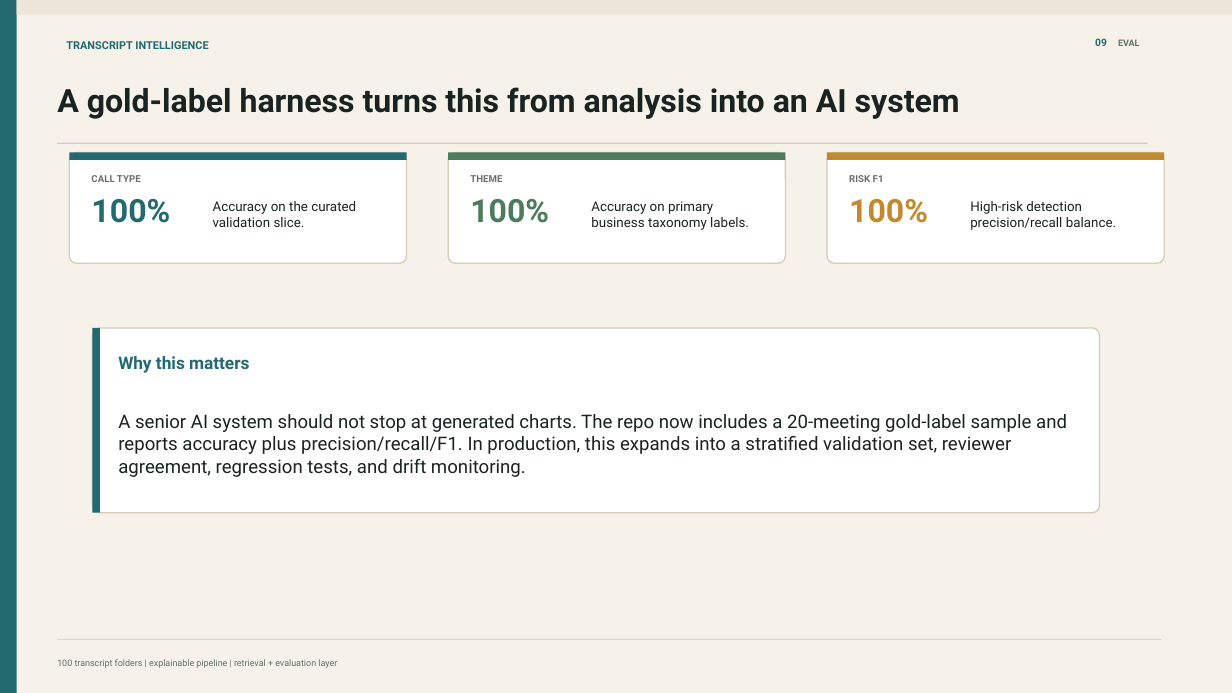
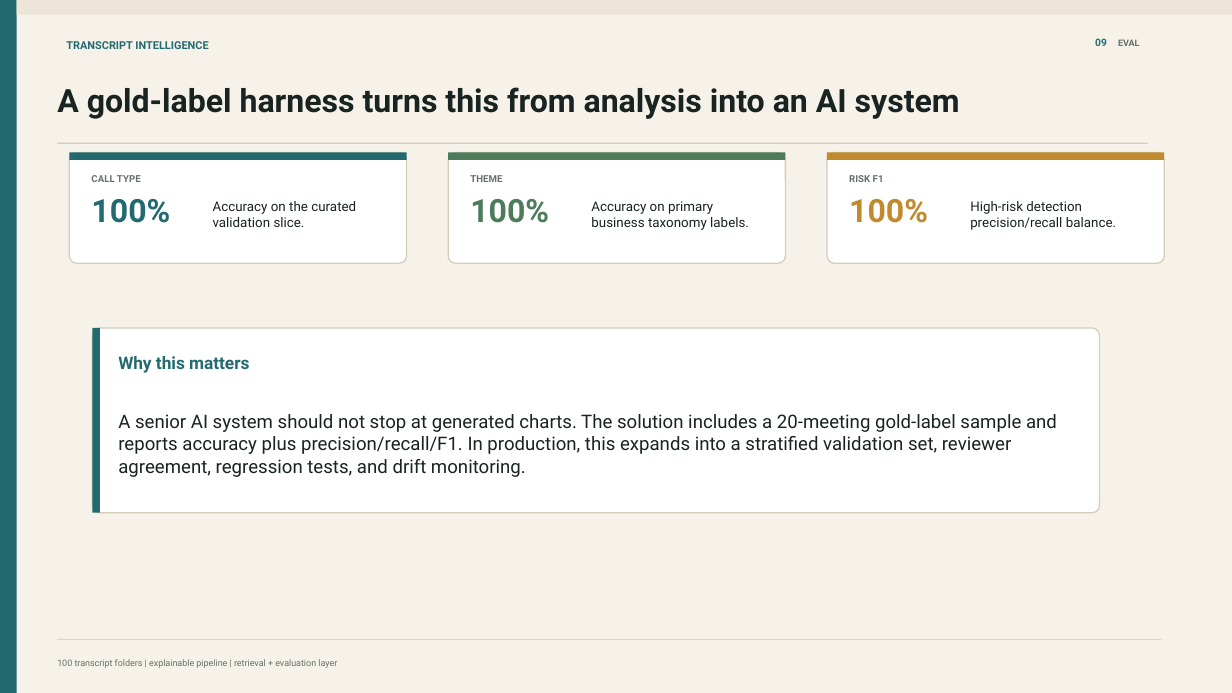
Before and after one commit to gsrikaveri123/transcript-intelligence, a slide deck: slide 10 of interview-assignment/deliverables/Transcript_Intelligence_Leadership_Deck.pptx. Drawn at 1232x693 pixels with LibreOffice and Linux fonts; fonts in the diff are those of the drawing. Boxes give left, top, right and bottom in pixels: in the first picture for what was removed or moved away, otherwise in the second. Text is boxed around its words. In the diff, an @@ line names an element or a change of style, - is before the commit and + after.

```diff
--- a/interview-assignment/deliverables/Transcript_Intelligence_Leadership_Deck.pptx
+++ b/interview-assignment/deliverables/Transcript_Intelligence_Leadership_Deck.pptx
@@ text at [118,414,1057,477]: text changed @@
-A senior AI system should not stop at generated charts. The repo now includes a 20-meeting gold-label sample and reports accuracy plus precision/recall/F1. In production, this expands into a stratified validation set, reviewer agreement, regression tests, and drift monitoring.
+A senior AI system should not stop at generated charts. The solution includes a 20-meeting gold-label sample and reports accuracy plus precision/recall/F1. In production, this expands into a stratified validation set, reviewer agreement, regression tests, and drift monitoring.
```
Also in this commit, not shown: 6 other slides changed, 1 other file.
